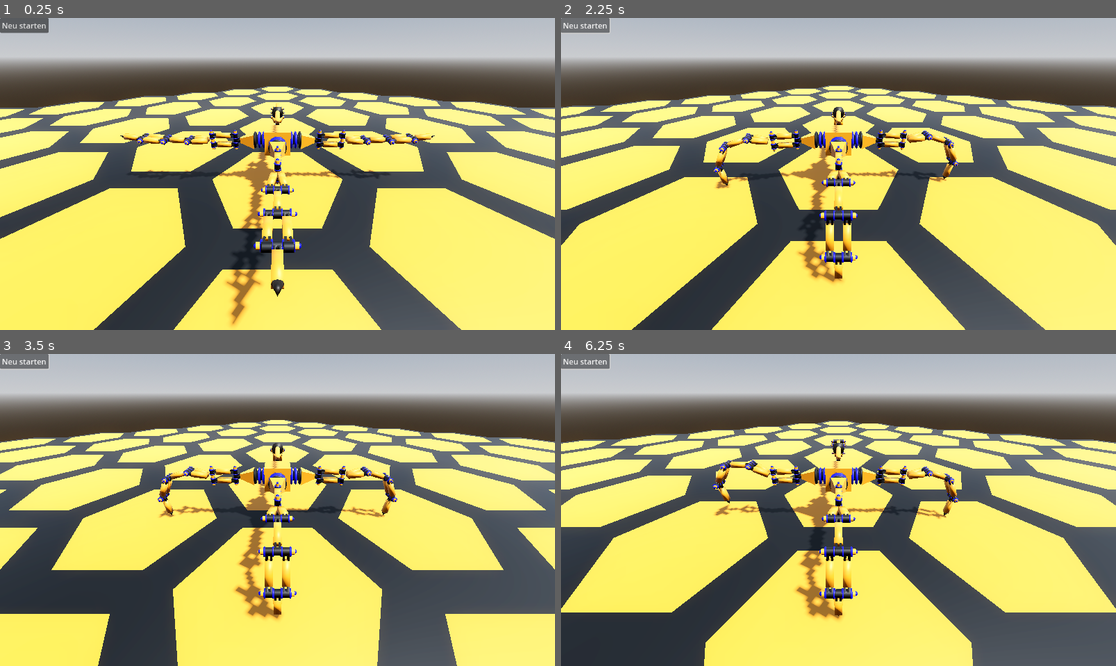
Above: before the commit, frames 1-4 (two rows, left to right).
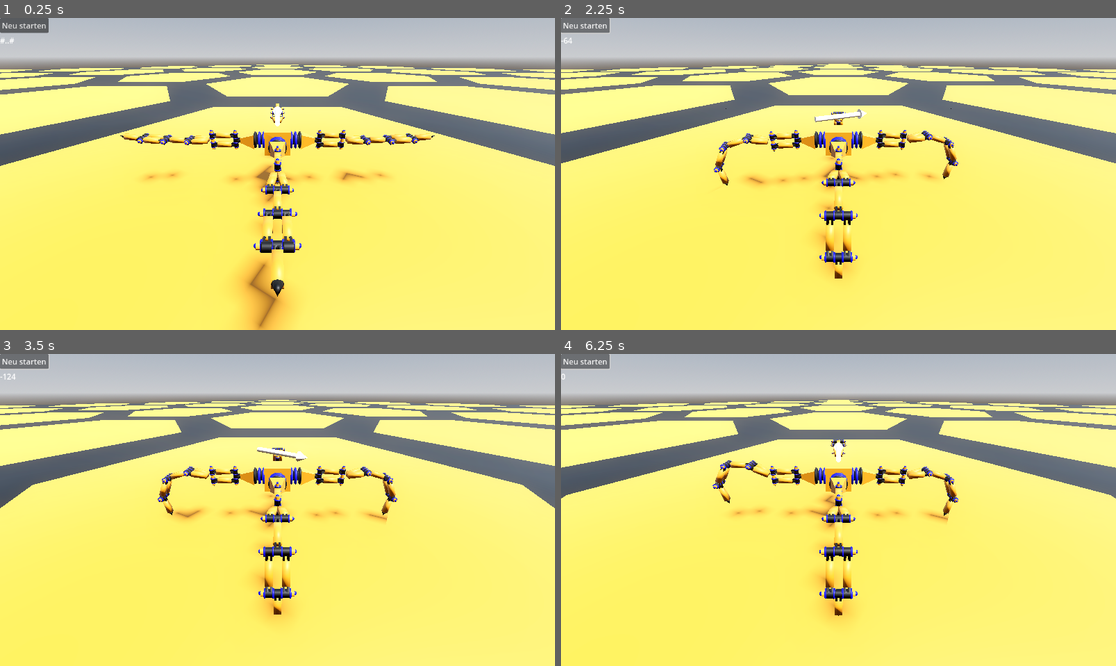
Above: after the commit, the same moments.

Repository: gheddie/godot_spider_game
Game: Godot game, scene res://sandbox.tscn
Two runs of this game, one before a commit and one after it. Both use one fixed random seed, a clock stepped at 60 frames per second and the inputs below.
Inputs:
- Up to frame 1 (0.25 s): no input
- Up to frame 2 (2.25 s): click "Neu starten" at 0.5 s; tap Enter at 1.25 s; hold D (turn_right) 1.28-2.03 s; hold S (move_backward) from 2.03 s (still down)
- Up to frame 3 (3.5 s): release S (move_backward) at 2.78 s; hold D (turn_right) from 2.78 s (still down)
- Up to frame 4 (6.25 s): release D (turn_right) at 3.53 s; hold W (move_forward) 3.53-4.28 s; hold A (turn_left) 4.28-5.78 s; hold S (move_backward) from 5.78 s (still down)

The runs differ from the first frame. In frame 1, 37% of the frame differs, in the area x 0-100%, y 6-100%; in frame 2, 35%; in frame 3, 41%; in frame 4, 40%.

Commit message:
degree stuff...

Diff:
--- /dev/null
+++ b/assets/direction_indicator.tscn
@@ -0,0 +1,6 @@
+[gd_scene load_steps=2 format=3 uid="uid://ds720p4j7jytw"]
+
+[ext_resource type="PackedScene" uid="uid://log2vtmkpntj" path="res://assets/blender/export/direction_indicator.glb" id="1_b24tb"]
+
+[node name="DirectionIndicator" instance=ExtResource("1_b24tb")]
+transform = Transform3D(0.1, 0, 0, 0, 0.1, 0, 0, 0, 0.1, 0, 0, 0)
--- a/assets/spider.tscn
+++ b/assets/spider.tscn
@@ -1,16 +1,17 @@
-[gd_scene load_steps=4 format=3 uid="uid://bdrgqja08vwol"]
+[gd_scene load_steps=5 format=3 uid="uid://bdrgqja08vwol"]
 
 [ext_resource type="Script" uid="uid://bco1kp8235f8a" path="res://script/spider.gd" id="1_h5k70"]
 [ext_resource type="PackedScene" uid="uid://bfxf731uerwcx" path="res://assets/blender/export/spider.glb" id="1_k3kcl"]
+[ext_resource type="PackedScene" uid="uid://ds720p4j7jytw" path="res://assets/direction_indicator.tscn" id="3_c6fg3"]
 
 [sub_resource type="BoxShape3D" id="BoxShape3D_h5k70"]
-size = Vector3(5.329651, 1.8000001, 5.3303223)
+size = Vector3(1.5, 0.4, 1.5)
 
 [node name="Spider" type="CharacterBody3D"]
 script = ExtResource("1_h5k70")
 
 [node name="spider" parent="." instance=ExtResource("1_k3kcl")]
-transform = Transform3D(-2.1855695e-09, 0, -0.05, 0, 0.05, 0, 0.05, 0, -2.1855695e-09, 0, 0, 0)
+transform = Transform3D(-4.3711387e-10, 0, -0.01, 0, 0.01, 0, 0.01, 0, -4.3711387e-10, 0, 0, 0)
 
 [node name="Camera3D" type="Camera3D" parent="spider"]
 transform = Transform3D(-20, -8.730119e-07, 1.5149087e-06, 0, 17.328533, 9.986091, -1.7484558e-06, 9.986091, -17.328533, -1.7484551e-06, 51.07657, -83.404236)
@@ -27,8 +28,15 @@
 layout_mode = 2
 text = "Neu starten"
 
+[node name="HeadingIndicator" type="Label" parent="GridContainer"]
+layout_mode = 2
+text = "#..#"
+
 [node name="CollisionShape3D" type="CollisionShape3D" parent="."]
-transform = Transform3D(1, 0, 0, 0, 1, 0, 0, 0, 1, 0.003460884, 0.90000004, 0.010180473)
+transform = Transform3D(1, 0, 0, 0, 1, 0, 0, 0, 1, -0.011364579, 0.19999999, 0.02534151)
 shape = SubResource("BoxShape3D_h5k70")
 
+[node name="DirectionIndicator" parent="." instance=ExtResource("3_c6fg3")]
+transform = Transform3D(0.1, 0, 0, 0, 0.1, 0, 0, 0, 0.1, 0, 0.3, 0)
+
 [editable path="spider"]
--- a/script/spider.gd
+++ b/script/spider.gd
@@ -3,20 +3,29 @@
 extends CharacterBody3D
 
 @onready var spider_animator: AnimationPlayer = $spider/AnimationPlayer
+@onready var direction_indicator: Node3D = $DirectionIndicator
 
+# gui stuff
 @onready var buttonRestart: Button = $GridContainer/RestarLevel
+@onready var headingIndicator: Label = $GridContainer/HeadingIndicator
 
-const SPEED = 2.5
+const SPEED = 0.5
 
 const WALK_ANIMATION: String = "Animation"
 
+var heading: Vector3
+
 func _ready() -> void:
 	print("spider is ready...")
+	print(direction_indicator.global_position)
 	print(spider_animator)
 	connect_buttons()
 	var anim : Animation = spider_animator.get_animation(WALK_ANIMATION)
 	# make walk animation run forever...
 	anim.loop_mode = (Animation.LOOP_LINEAR)
+	heading = get_global_transform().basis.x
+
+	direction_indicator.rotation.y = 0.0
 
 func _process(delta: float) -> void:
 
@@ -34,7 +43,19 @@
 		velocity.x = move_toward(velocity.x, 0, SPEED)
 		velocity.z = move_toward(velocity.z, 0, SPEED)
 
+	rotate_player()
+
 	move_and_slide()
+
+func rotate_player() -> void:
+
+	if (Input.is_action_pressed("turn_left")):
+		direction_indicator.rotation.y += 0.025
+		headingIndicator.text = str(int(direction_indicator.rotation_degrees.y))
+
+	if (Input.is_action_pressed("turn_right")):
+		direction_indicator.rotation.y -= 0.025
+		headingIndicator.text = str(int(direction_indicator.rotation_degrees.y))
 
 func connect_buttons() -> void:
 	buttonRestart.pressed.connect(restart_level)
Not shown, added: assets/blender/direction_indicator.blend.import
Binary file added: assets/blender/export/direction_indicator.glb
Not shown, added: assets/blender/export/direction_indicator.glb.import
Binary file changed: assets/blender/export/spider.glb
Not shown, added: assets/blender/direction_indicator.blend
Not shown, changed: assets/blender/floorplate.blend
Not shown, changed: assets/blender/spider.blend
Not shown, added: assets/spider.tscn2147240591.tmp
Not shown, added: assets/spider.tscn4304267874.tmp
Not shown, added: assets/spider.tscn4486093891.tmp
